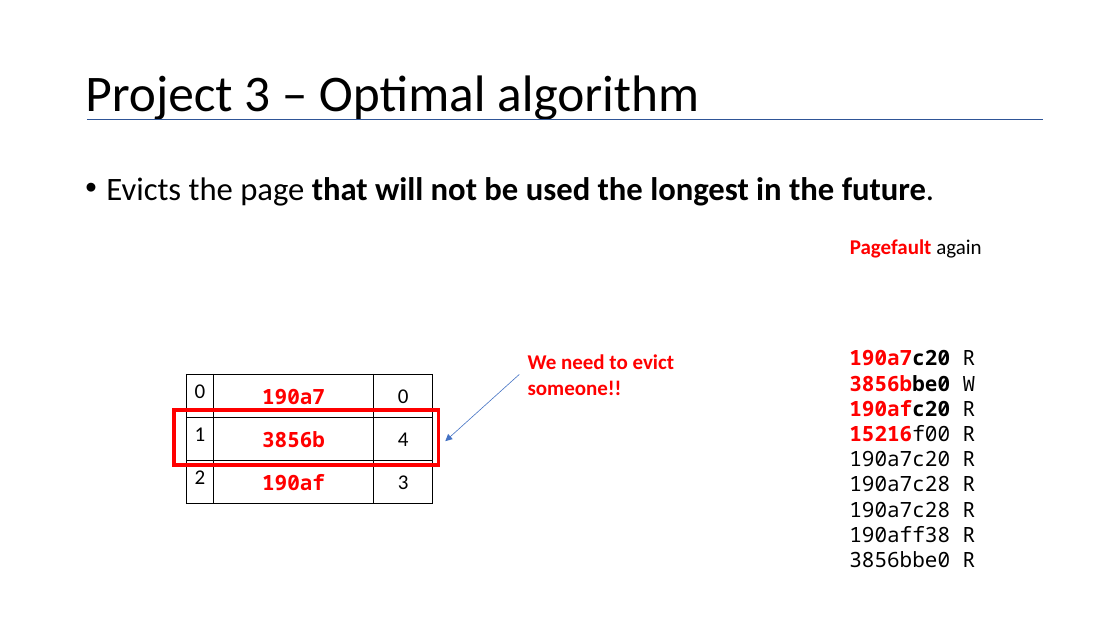
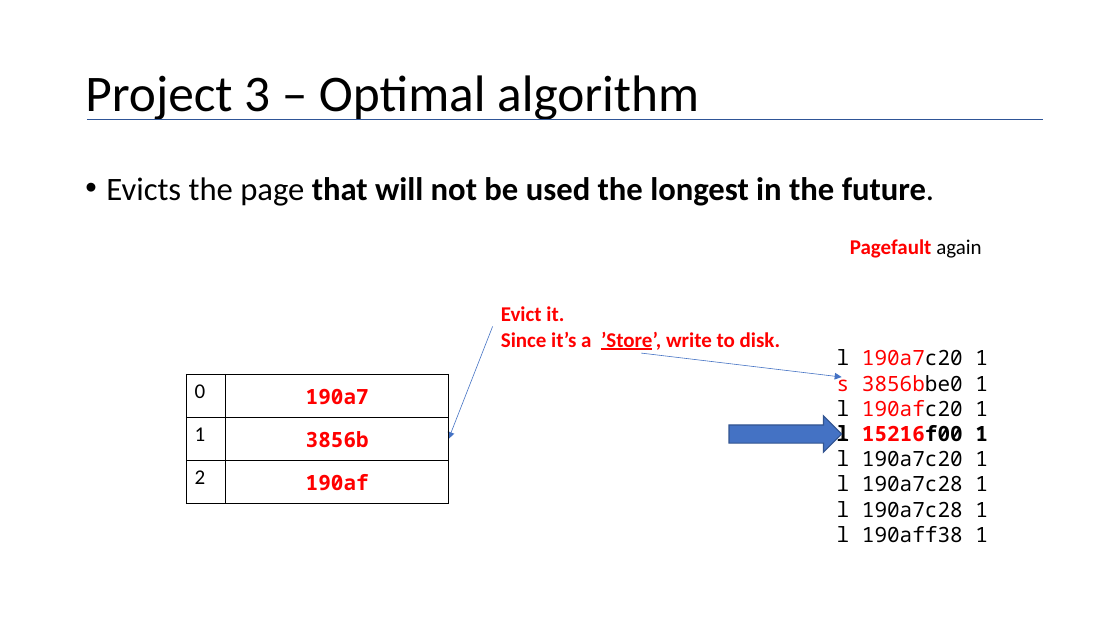
Before and after one commit to maher460/Pitt_CS1550_recitation_materials, a slide deck: slide 19 of week10/cs1550_spring2019_project3.pptx (slide 21 before the commit). Drawn at 1120x630 pixels with LibreOffice and Linux fonts; fonts in the diff are those of the drawing. Boxes give left, top, right and bottom in pixels: in the first picture for what was removed or moved away, otherwise in the second. Text is boxed around its words. In the diff, an @@ line names an element or a change of style, - is before the commit and + after.

```diff
--- a/week10/cs1550_spring2019_project3.pptx
+++ b/week10/cs1550_spring2019_project3.pptx
@@ arrow moved from (519, 375) - (445, 441) to (492, 327) - (449, 439) @@
@@ text at [501, 306, 780, 350]: text changed @@
-We need to evict someone!!
+Evict it.
+Since it’s a ’Store’, write to disk.
@@ arrow added from (641, 353) to (842, 377), #4472C4 0.5 pt @@
@@ text at [837, 349, 988, 543]: text changed @@
-190a7c20 R
-3856bbe0 W
-190afc20 R
-15216f00 R
-190a7c20 R
-190a7c28 R
-190a7c28 R
-190aff38 R
-3856bbe0 R
+l 190a7c20 1
+s 3856bbe0 1
+l 190afc20 1
+l 15216f00 1
+l 190a7c20 1
+l 190a7c28 1
+l 190a7c28 1
+l 190aff38 1
@@ table at [187, 375, 449, 504] @@
-column 3: 0 | 4 | 3
@@ table: place and size @@
-table at [187, 375, 434, 504]
+table at [187, 375, 449, 504]
@@ rectangle removed at [174, 410, 439, 465] @@
@@ right arrow added at [729, 416, 842, 452], fill #4472C4, outline #325491 1 pt @@
```
Also in this commit, not shown: 29 other slides changed, 9 slides added, 17 slides removed, 1 other file.
